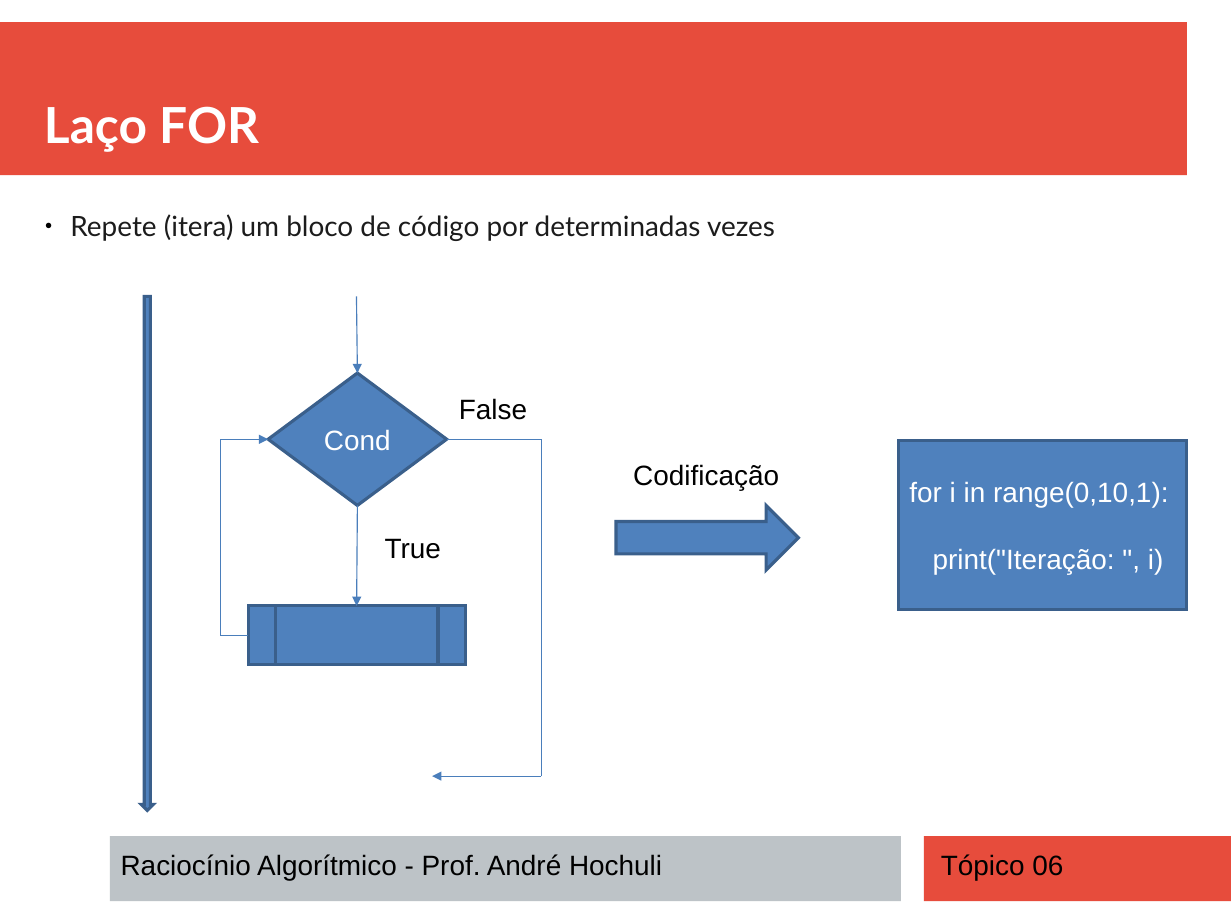
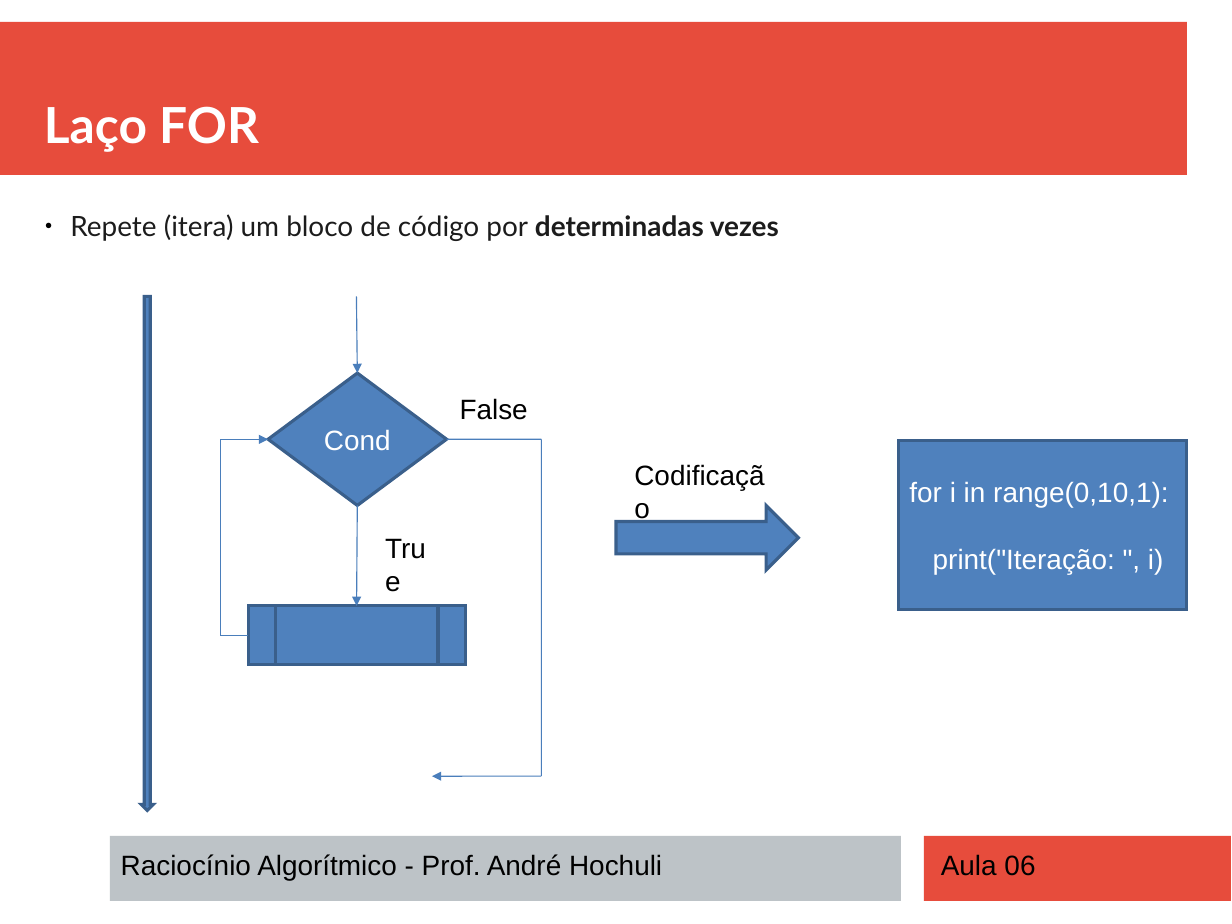
Before and after one commit to andrehochuli/teaching, a slide deck: slide 4 of RaciocinioAlgoritmico/Aula 06 - Estruturas de Repetição (FOR)/Aula 06 - Estruturas de Repetição (FOR).pptx. Drawn at 1232x924 pixels with LibreOffice and Linux fonts; fonts in the diff are those of the drawing. Boxes give left, top, right and bottom in pixels: in the first picture for what was removed or moved away, otherwise in the second. Text is boxed around its words. In the diff, an @@ line names an element or a change of style, - is before the commit and + after.

```diff
--- a/RaciocinioAlgoritmico/Aula 06 - Estruturas de Repetição (FOR)/Aula 06 - Estruturas de Repetição (FOR).pptx
+++ b/RaciocinioAlgoritmico/Aula 06 - Estruturas de Repetição (FOR)/Aula 06 - Estruturas de Repetição (FOR).pptx
@@ text "Repete (itera) um bloco de ..." at box(70, 214, 779, 241): bold on in "determinadas vezes" @@
@@ arrow removed from (357, 296) to (358, 373) @@
@@ freeform shape added at box(357, 296, 358, 373), outline #4A7EBB 0.75 pt @@
@@ text "Codificação" rewrapped from box(633, 464, 779, 490) to box(624, 452, 792, 496) @@
@@ arrow removed from (358, 505) to (357, 606) @@
@@ freeform shape added at box(357, 505, 358, 606), outline #4A7EBB 0.75 pt @@
@@ right arrow at box(616, 505, 798, 570): outline #3A5F8C 2 pt to #3A5F8B 2 pt; proportions changed @@
@@ text "True" rewrapped from box(385, 538, 441, 559) to box(375, 525, 453, 570) @@
@@ arrow removed from (541, 776) to (433, 776) @@
@@ freeform shape added at box(433, 776, 542, 776), outline #4A7EBB 0.75 pt @@
@@ text at box(941, 854, 1035, 876): text changed @@
-Tópico 06
+Aula 06
```
Also in this commit, not shown: 12 other slides changed, 25 other files.
